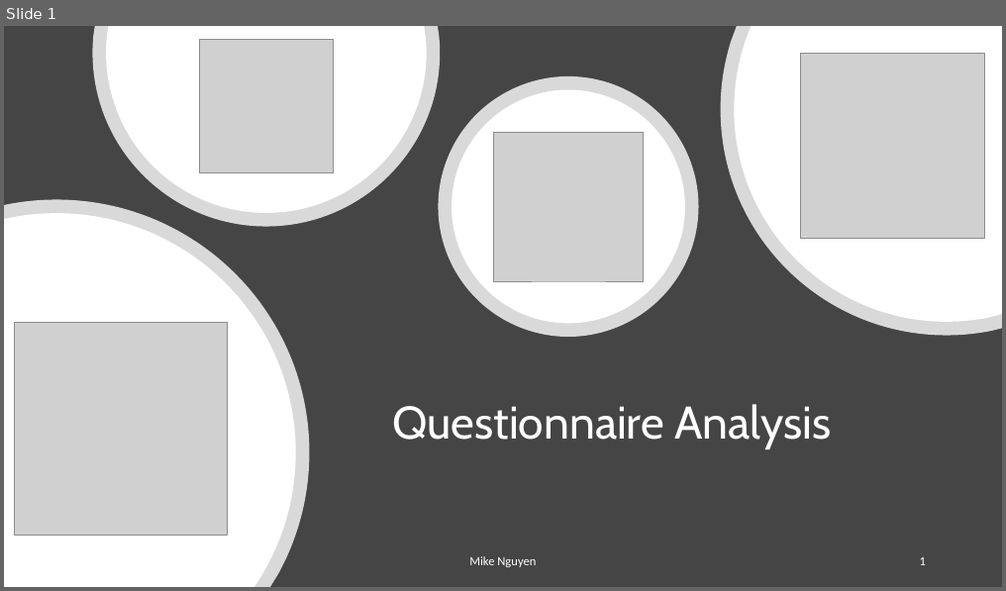
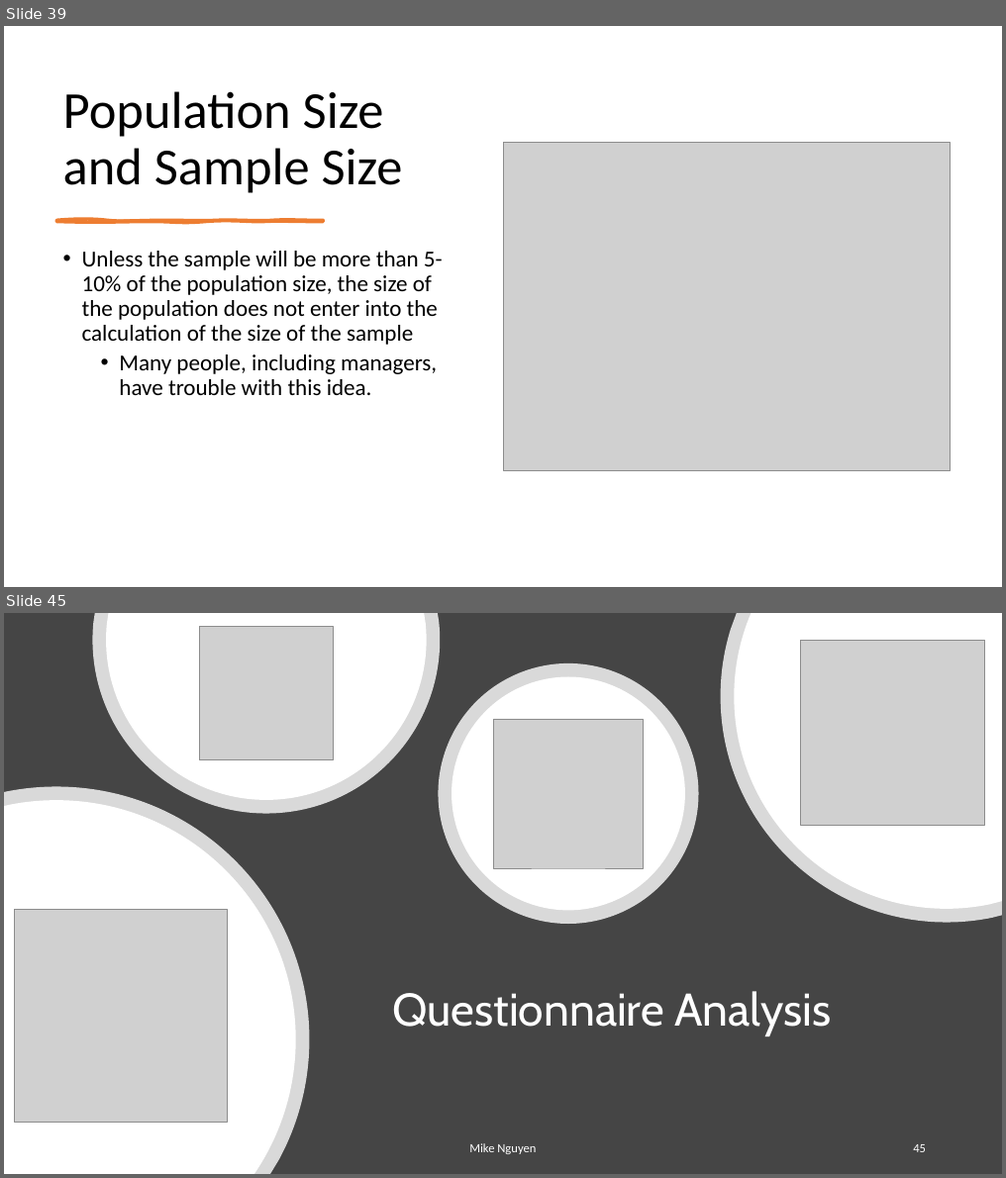
Before and after one commit to mikenguyen13/mar4050, a slide deck: lectures/6/2_Questionnaire Analysis.pptx. Shown one above the other, each under a label of ours: slide 1 before the commit, slides 39 and 45 after it; the slides between them are not shown. The pictures are 1006x591 and 1006x1178 pixels, drawn with LibreOffice and Linux fonts; fonts in the diff are those of the drawing; grey boxes stand for pictures. Boxes give left, top, right and bottom in pixels: in the first picture for what was removed or moved away, otherwise in the second. Text is boxed around its words. In the diff, an @@ line names an element or a change of style, - is before the commit and + after.

```diff
--- a/lectures/6/2_Questionnaire Analysis.pptx
+++ b/lectures/6/2_Questionnaire Analysis.pptx
@@ slide 39 added at [4,26,1002,587], background #FFFFFF @@
@@ title added at [63,91,403,193], 50 pt, text #000000 @@
+Population Size and Sample Size
@@ picture added at [503,143,950,472] @@
@@ freeform shape added at [56,221,323,222], fill #ED7D31, outline #ED7D31 3 pt @@
@@ text added at [82,251,443,395], 22 pt, text #000000 @@
+• Unless the sample will be more than 5-10% of the population size, the size of the population does not enter into the calculation of the size of the sample
+  • Many people, including managers, have trouble with this idea.
@@ what was slide 1 is now slide 45 @@
@@ page number at [913,1145,926,1153]: text changed @@
-1
+45
```
Also in this commit, not shown: 1 slide changed, 46 other slides added, 2 other files.
